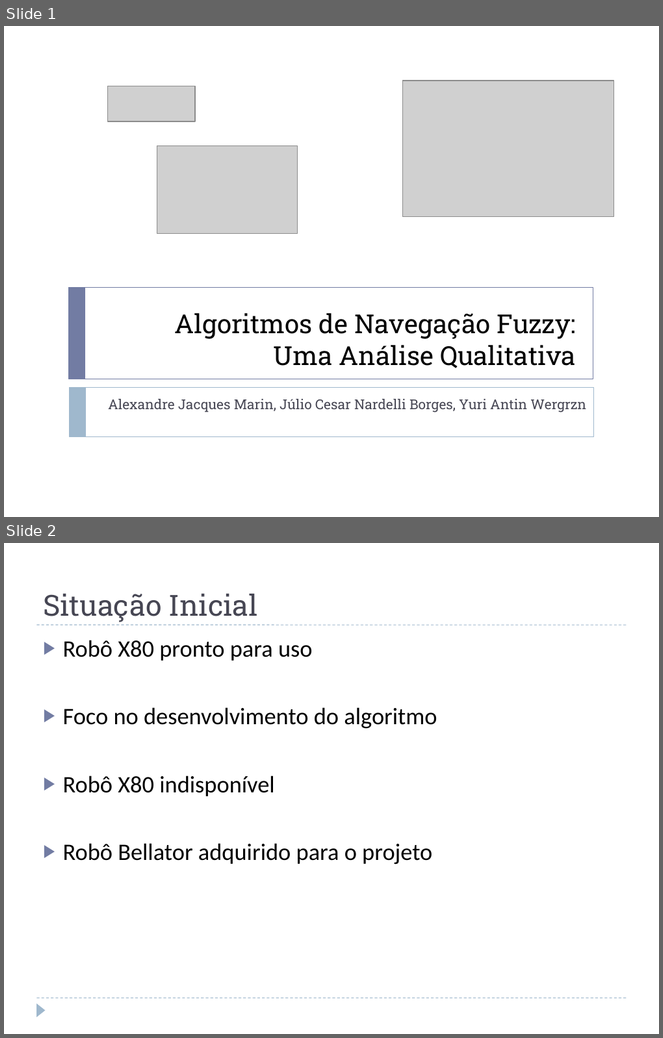
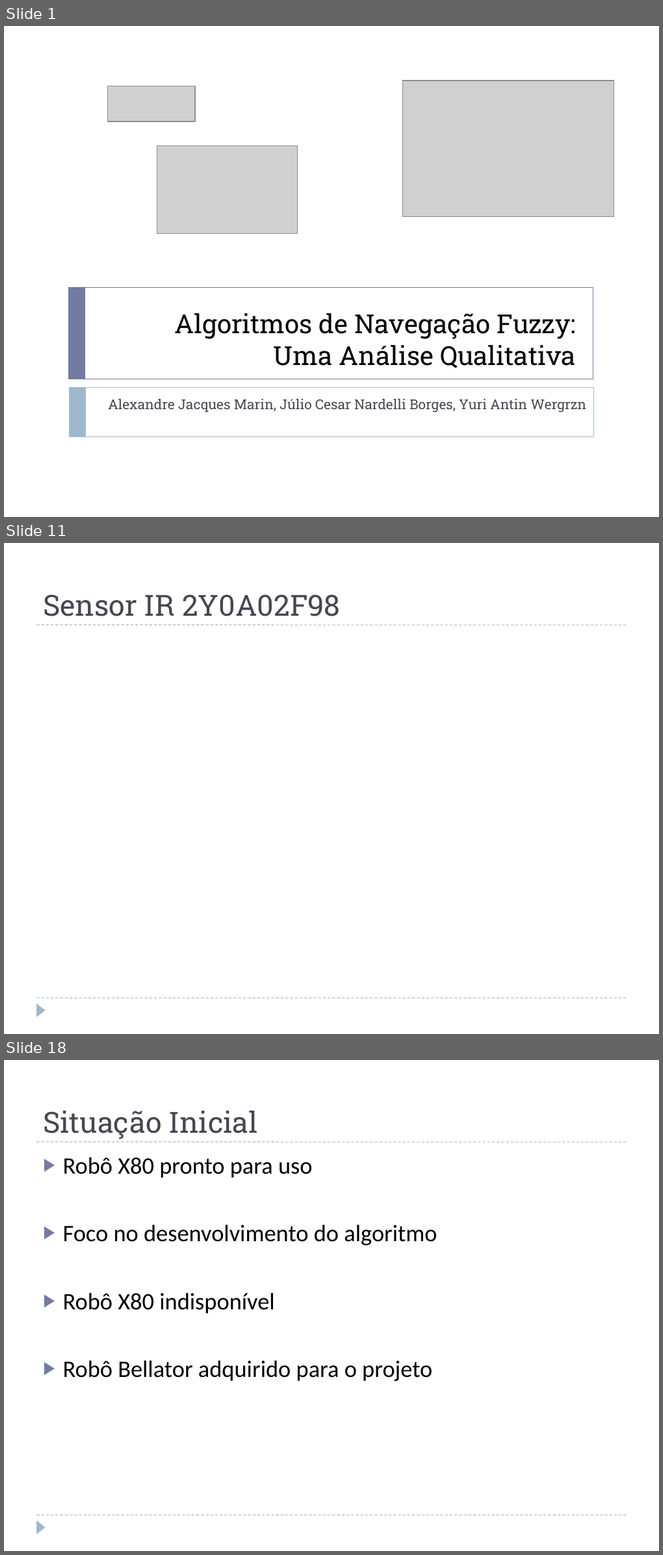
Before and after one commit to jcnborges/TCC, a slide deck: qualificacao.pptx. Shown one above the other, each under a label of ours: slides 1 and 2 before the commit, slides 1, 11 and 18 after it; the slides between them are not shown. The pictures are 663x1038 and 663x1555 pixels, drawn with LibreOffice and Linux fonts; fonts in the diff are those of the drawing; grey boxes stand for pictures. Boxes give left, top, right and bottom in pixels: in the first picture for what was removed or moved away, otherwise in the second. Text is boxed around its words. In the diff, an @@ line names an element or a change of style, - is before the commit and + after.

```diff
--- a/qualificacao.pptx
+++ b/qualificacao.pptx
@@ slide 11 added at (x1=4, y1=543, x2=659, y2=1034), background #FFFFFF; not listed: 3 template elements that a slide beside it also shows @@
@@ title added at (x1=43, y1=594, x2=341, y2=616), 32 pt, text #464653 @@
+Sensor IR 2Y0A02F98
@@ what was slide 2 is now slide 18 @@
```
Also in this commit, not shown: 15 other slides added.
